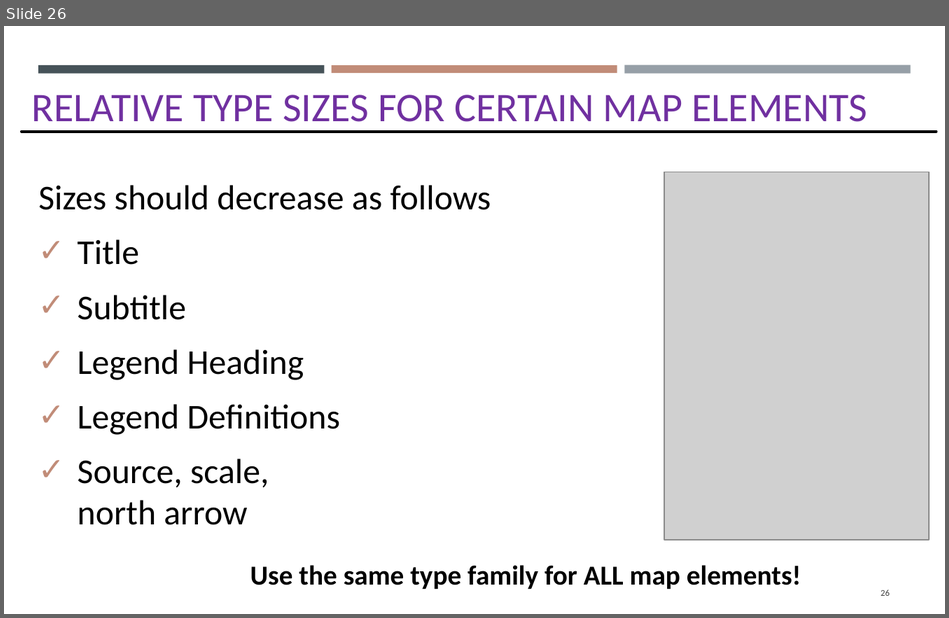
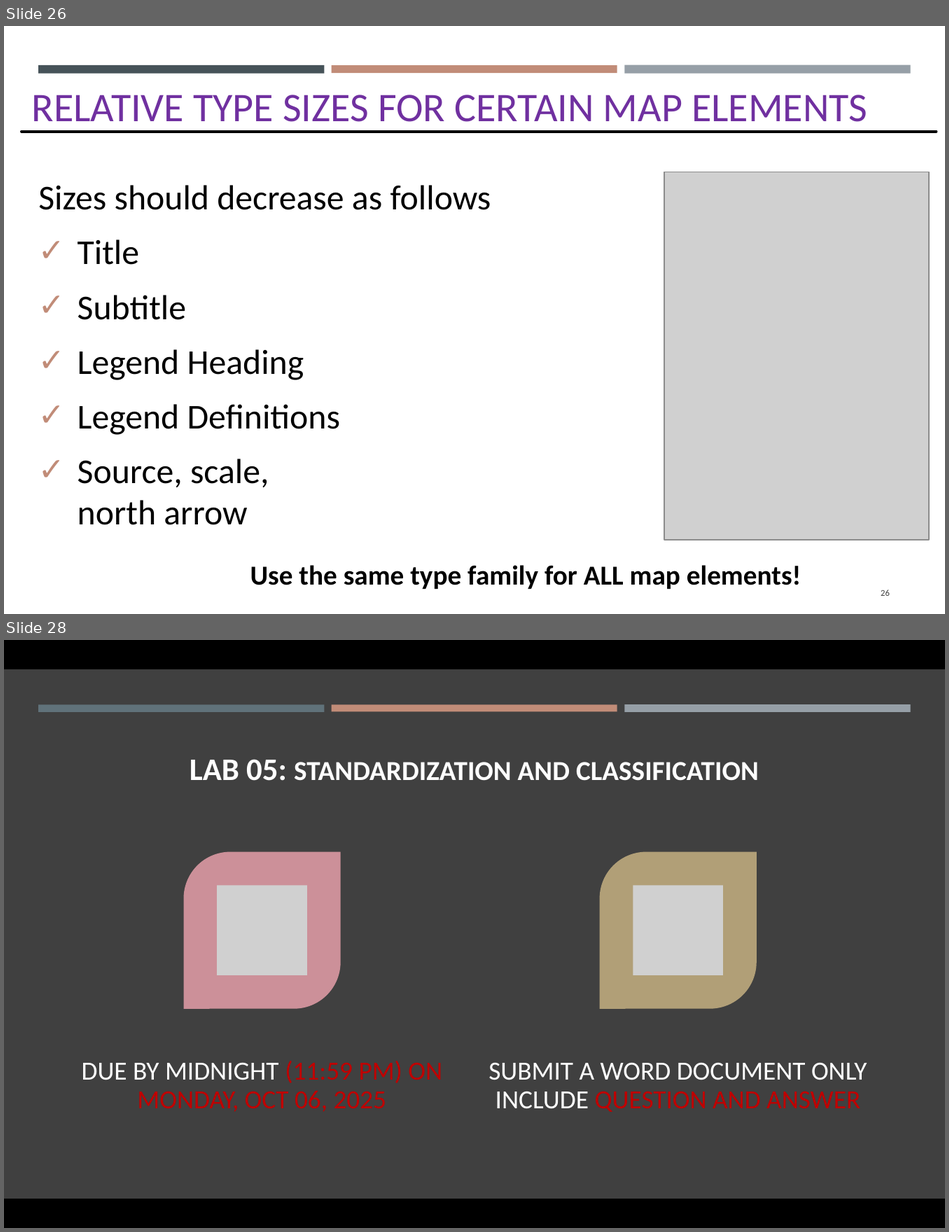
Before and after one commit to gisynw/GIS_I, a slide deck: docs/Lectures/Week07/Lecture07_GEOG2475_Thursday.pptx. Shown one above the other, each under a label of ours: slide 26 before the commit, slides 26 and 28 after it; the slides between them are not shown. The pictures are 949x618 and 949x1232 pixels, drawn with LibreOffice and Linux fonts; fonts in the diff are those of the drawing; grey boxes stand for pictures. Boxes give left, top, right and bottom in pixels: in the first picture for what was removed or moved away, otherwise in the second. Text is boxed around its words. In the diff, an @@ line names an element or a change of style, - is before the commit and + after.

```diff
--- a/docs/Lectures/Week07/Lecture07_GEOG2475_Thursday.pptx
+++ b/docs/Lectures/Week07/Lecture07_GEOG2475_Thursday.pptx
@@ slide 28 added at (4, 640, 945, 1228), background #000000 @@
@@ rectangle added at (4, 669, 945, 1198), fill #404040 @@
@@ rectangle added at (38, 705, 324, 712), fill #60727A @@
@@ rectangle added at (331, 705, 616, 712), fill #C18C78 @@
@@ rectangle added at (625, 705, 910, 712), fill #969FA7 @@
@@ title added at (190, 759, 759, 781), 18.9 pt, text #FFFFFF, bold @@
+LAB 05: STANDARDIZATION AND CLASSIFICATION
@@ group added at (82, 852, 867, 1112): 2 round diag rects, 2 pictures, 2 texts @@
+DUE BY MIDNIGHT (11:59 PM) ON MONDAY, OCT 06, 2025
+SUBMIT A WORD DOCUMENT ONLY INCLUDE QUESTION AND ANSWER
```
Also in this commit, not shown: 1 slide changed, 1 other slide added, 1 slide removed.
